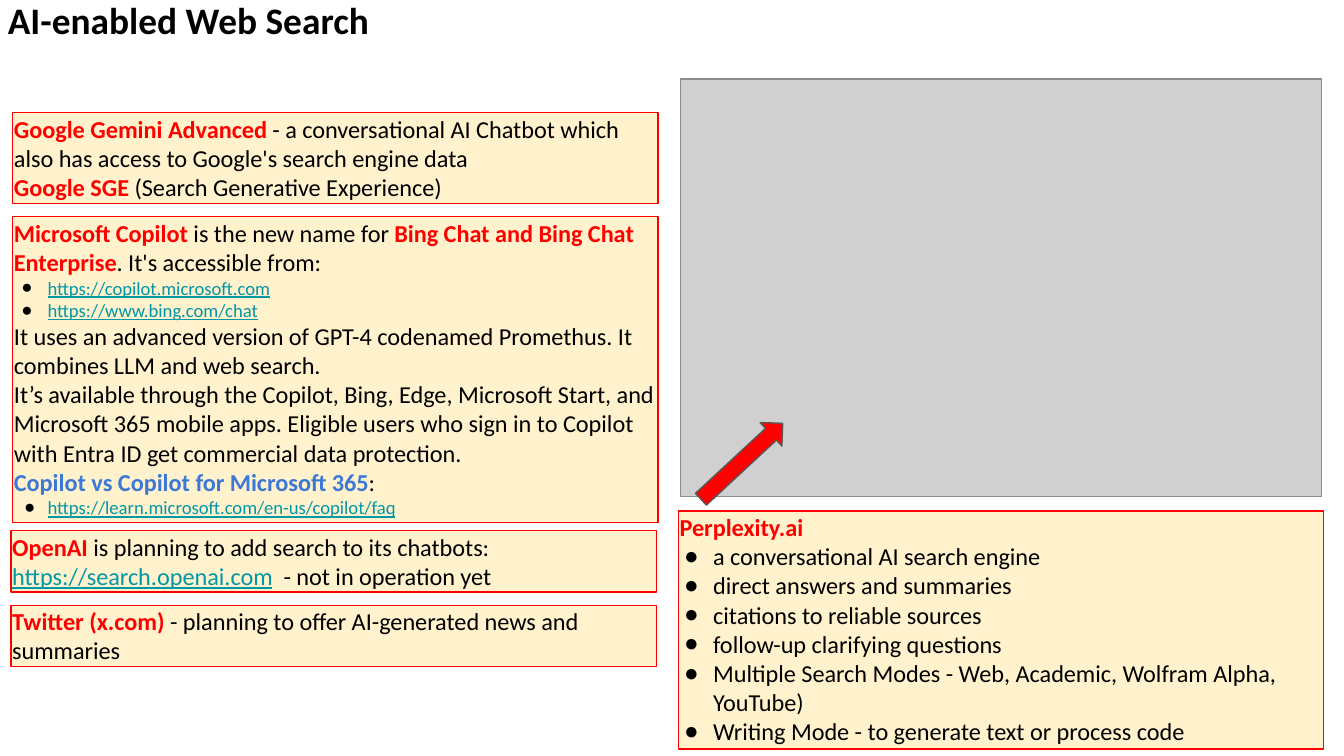
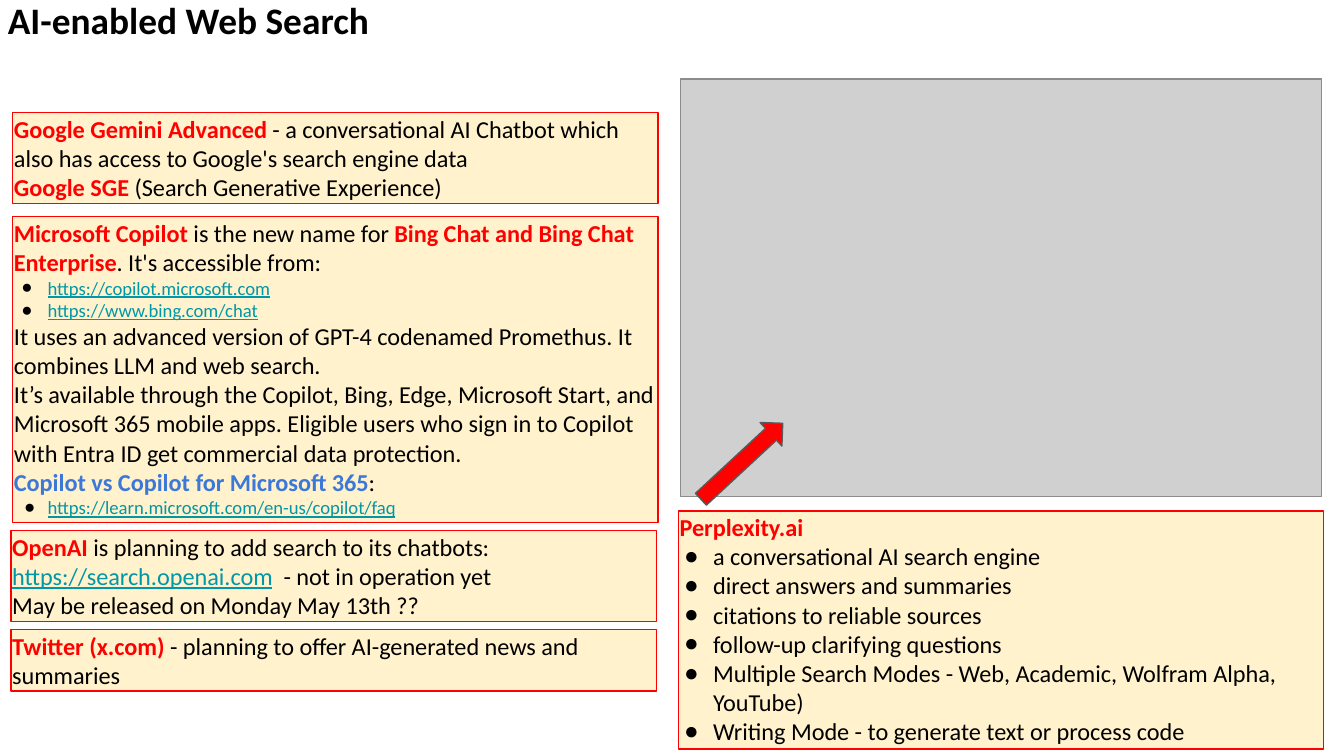
Before and after one commit to lselector/seminar, a slide deck: slide 6 of 2024/2024-05-10-AI-Updates.pptx (slide 5 before the commit). Drawn at 1344x756 pixels with LibreOffice and Linux fonts; fonts in the diff are those of the drawing; grey boxes stand for pictures. Boxes give left, top, right and bottom in pixels: in the first picture for what was removed or moved away, otherwise in the second. Text is boxed around its words. In the diff, an @@ line names an element or a change of style, - is before the commit and + after.

```diff
--- a/2024/2024-05-10-AI-Updates.pptx
+++ b/2024/2024-05-10-AI-Updates.pptx
@@ rectangle "OpenAI is planning to add ..." resized from (x1=11, y1=531, x2=656, y2=593) to (x1=11, y1=531, x2=656, y2=622) @@
@@ text in rectangle at (x1=12, y1=597, x2=391, y2=618): paragraph added @@
+May be released on Monday May 13th ??
@@ rectangle "Twitter (x.com) - planning to ..." moved from (x1=11, y1=605, x2=656, y2=667) to (x1=11, y1=630, x2=656, y2=692) @@
```
Also in this commit, not shown: 6 other slides changed, 4 slides added.
